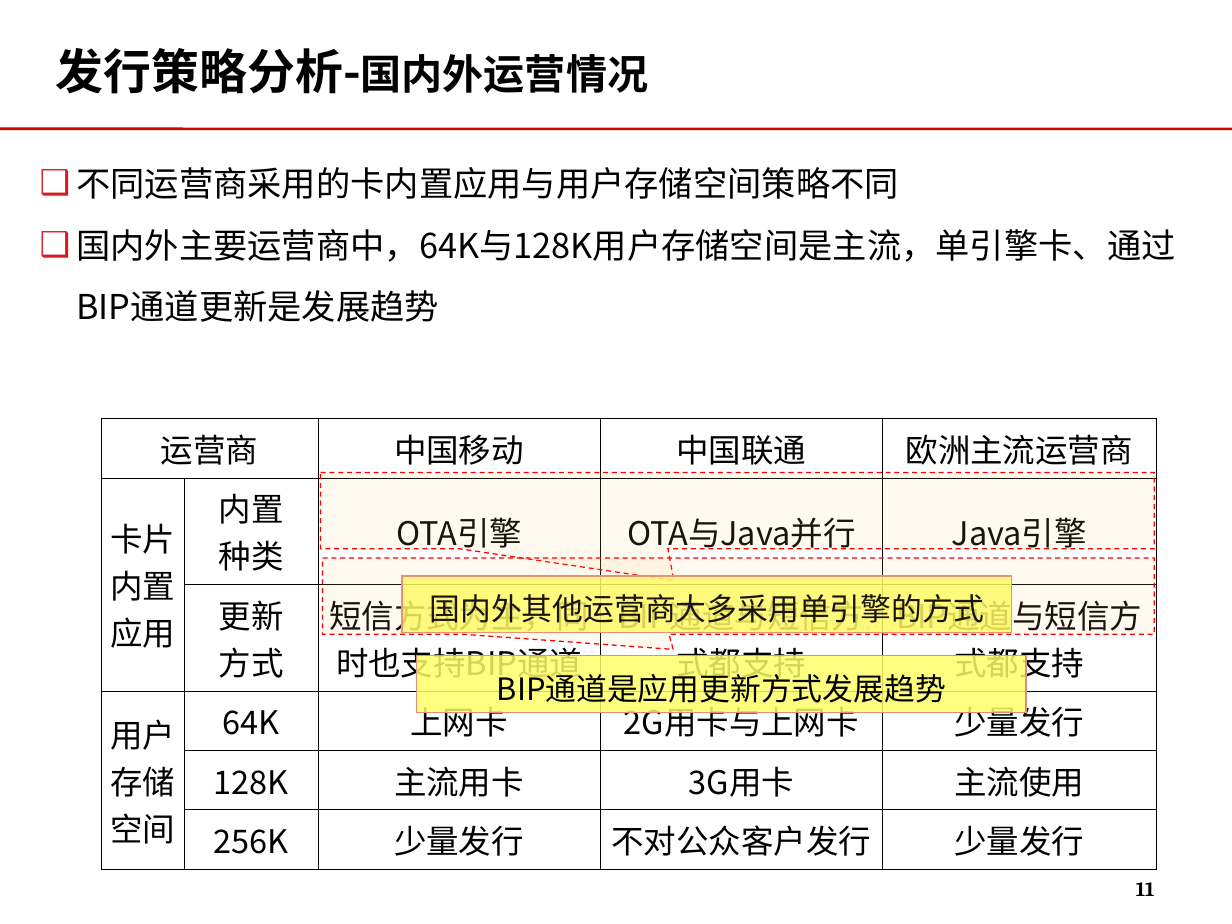
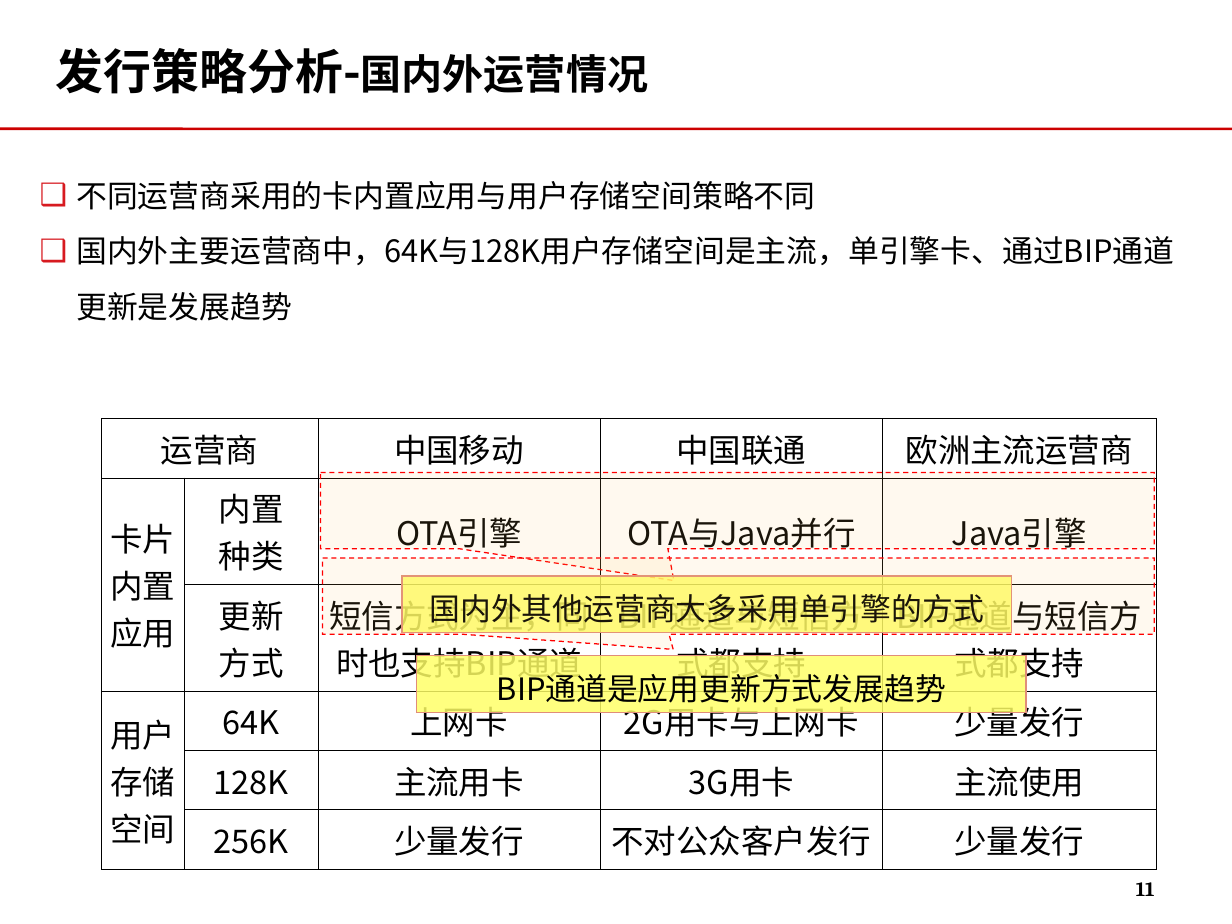
Before and after one commit to momo1101/unicardsrch, a slide deck: slide 11 of 软课题文本/软课题-中国联通电信卡业务及策略研究.ppt. Drawn at 1232x924 pixels with LibreOffice and Linux fonts; fonts in the diff are those of the drawing; background and template pictures are left out. Boxes give left, top, right and bottom in pixels: in the first picture for what was removed or moved away, otherwise in the second. Text is boxed around its words. In the diff, an @@ line names an element or a change of style, - is before the commit and + after.

```diff
--- a/软课题文本/软课题-中国联通电信卡业务及策略研究.ppt
+++ b/软课题文本/软课题-中国联通电信卡业务及策略研究.ppt
@@ text "不同运营商采用的卡内置应用与用户存储空间策略不同": place and size @@
-text "不同运营商采用的卡内置应用与用户存储空间策略不同" at [76, 167, 1175, 322]
+text "不同运营商采用的卡内置应用与用户存储空间策略不同" at [76, 181, 1174, 265]
@@ text "不同运营商采用的卡内置应用与用户存储空间策略不同" at [76, 181, 1174, 265]: size 20 to 18 pt @@
```
Also in this commit, not shown: 12 other slides changed, 2 slides added.
